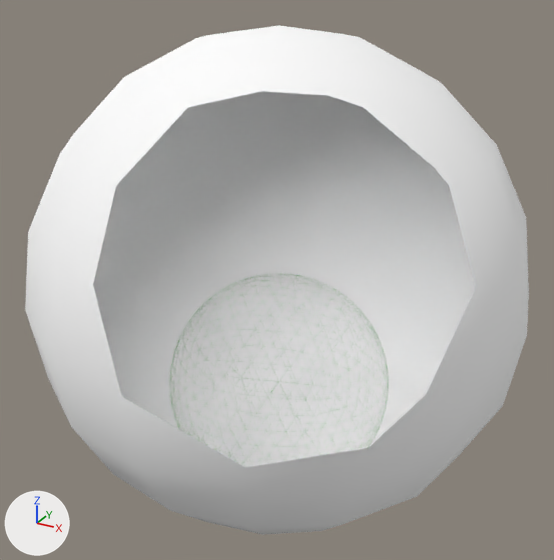
One commit to the Blender file examples/models/scene4.blend: the scene before it, then after it.
Before and after are seen from a camera (50 mm lens) standing at (47.7, -87.3, 43.6) and looking at (-0.5, 0.2, -0.1). The axes (+X, +Y, +Z) are drawn at lower left. The lights are the same throughout. Everything nearer to the camera than a plane just in front of the edit is cut away.

The first picture shows 'Ground', 'Sky', 'Text'.
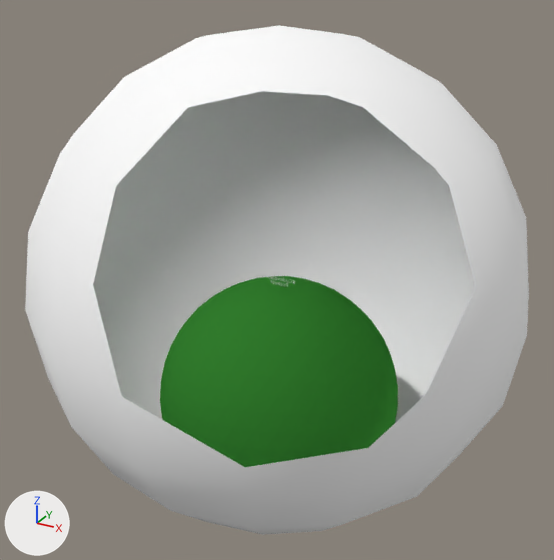
Changed parts and their boxes (x1, y1, x2, y2) in the pictures (554 x 560 px):
'Ground', mesh rescaled, moved, modifiers changed
    before: (170, 274, 388, 465)
    after: (160, 276, 398, 467)
'Text', moved
    before: (263, 271, 295, 284)
    after: (264, 275, 295, 287)

Patch to the scene script:
```diff
--- a/examples/models/scene4.blend.py
+++ b/examples/models/scene4.blend.py
@@ me_mesh_002 @@
 me_mesh_002.from_pydata(...)  # 642 vertices, 1280 faces; spans x -16.2..16.2, y -16.2..16.2, z -16.2..16.2
 # used by ob_ground; location = (0.0, 0.0, -16.6); rotation_euler = (0.0, 0.0, 3.142), in degrees (0, 0, 180)
+# me_mesh_002 part 1: the whole mesh is scaled about its middle by 1.09
 me_mesh_002.materials.append(mat_groundmaterial)
@@ ob_text @@
 ob_text = bpy.data.objects.new('Text', me_mesh_003)
-ob_text.location = (0.0, 0.0, 0.5)
+ob_text.location = (0.0, 0.0, 0.0)
 ob_text.rotation_euler = (1.571, 0.0, 3.142)  # degrees (90, 0, 180)
@@ ob_ground @@
 ob_ground = bpy.data.objects.new('Ground', me_mesh_002)
-ob_ground.location = (0.0, 0.0, -16.6)
+ob_ground.location = (0.0, 0.0, -18.6)
 ob_ground.rotation_euler = (0.0, 0.0, 3.142)  # degrees (0, 0, 180)
-_m = ob_ground.modifiers.new('Wireframe', 'WIREFRAME')
```
